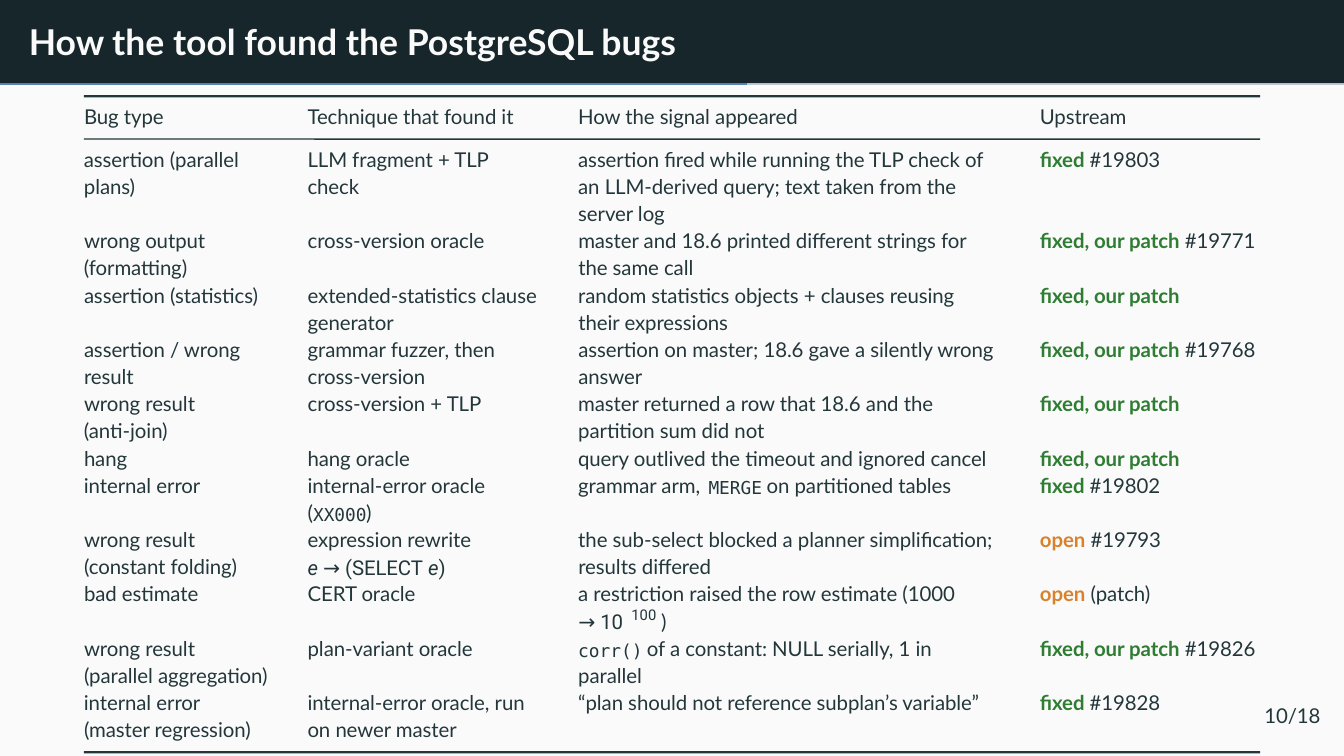
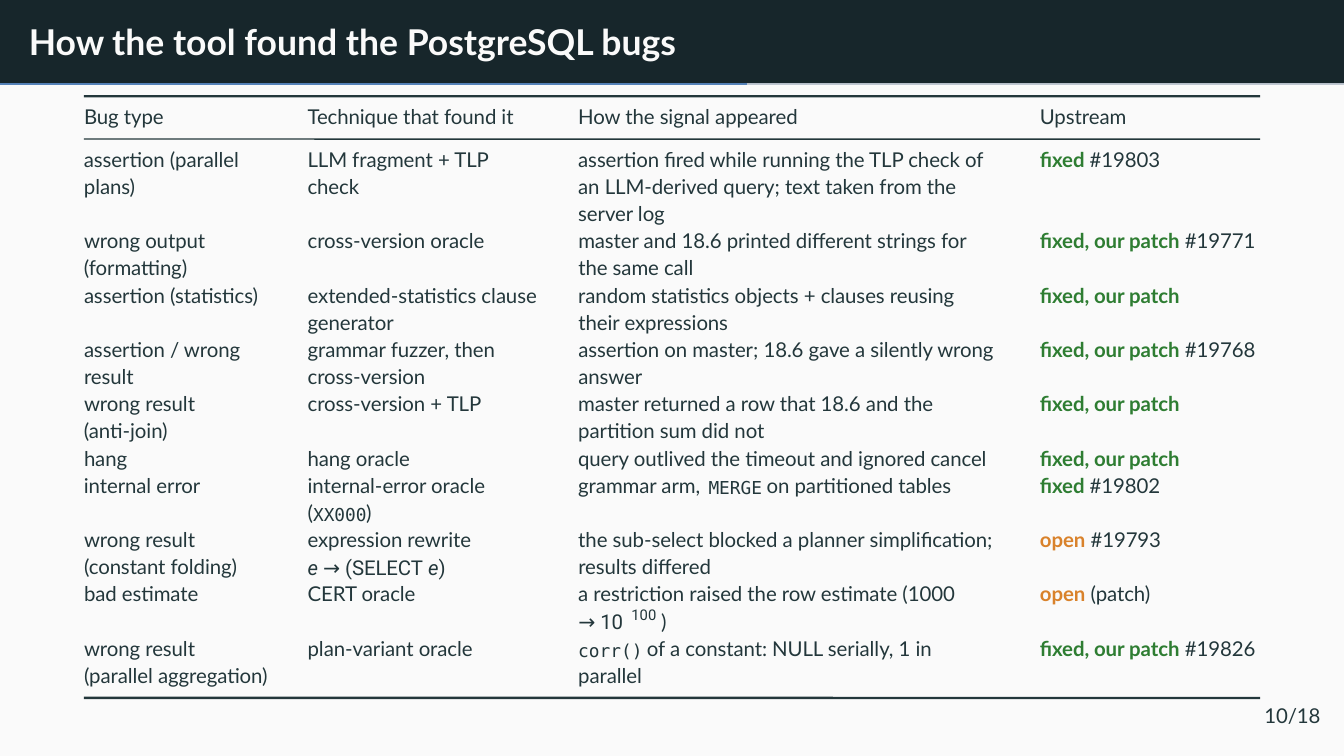
Before and after one commit to v28k/cs5187-term-project, a slide deck: slide 13 of completion/slides/final_presentation.pptx. Drawn at 1344x756 pixels with LibreOffice and Linux fonts; fonts in the diff are those of the drawing. Boxes give left, top, right and bottom in pixels: in the first picture for what was removed or moved away, otherwise in the second. Text is boxed around its words. In the diff, an @@ line names an element or a change of style, - is before the commit and + after.

```diff
--- a/completion/slides/final_presentation.pptx
+++ b/completion/slides/final_presentation.pptx
@@ line moved from (83, 753) - (1261, 753) to (83, 698) - (1261, 698) @@
@@ text removed at [84, 695, 200, 710] @@
-internal error
@@ text removed at [308, 695, 525, 713] @@
-internal-error oracle, run
@@ text removed at [578, 694, 978, 714] @@
-“plan should not reference subplan’s variable”
@@ text removed at [1040, 695, 1161, 710] @@
-ﬁxed #19828
@@ text removed at [84, 721, 251, 741] @@
-(master regression)
@@ text removed at [308, 723, 457, 737] @@
-on newer master
```
Also in this commit, not shown: 2 other slides changed, 36 other files.
